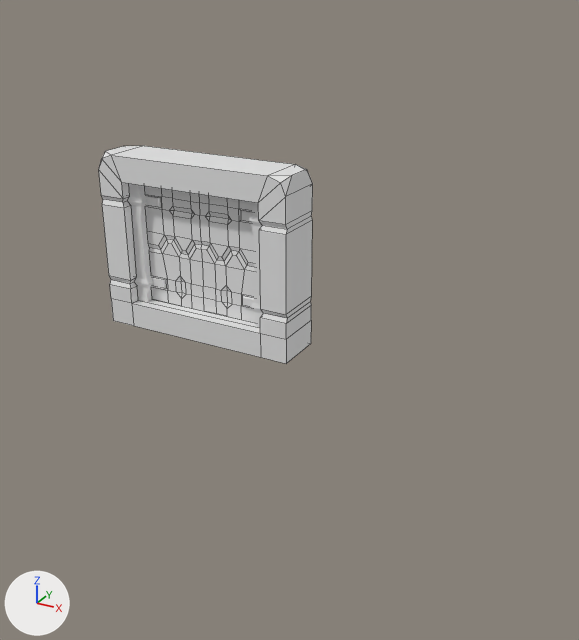
The FBX model Assets/Models/SpawnDoor.fbx, before and after one commit.
Both versions are drawn from a 50 mm camera at (17.1, -24.4, 12.5) aimed at (-0.5, 7.8, -3.6). The lights are fixed; the arrows at lower left show +X, +Y and +Z. Mesh edges are drawn as thin lines on the coarser meshes. Where no turn or scale is listed for an object, it has been applied to the vertices. Vertices at the same position are counted once.

Names of what the first picture shows: 'DoorBottom', 'DoorFrame', 'DoorTop', 'LockLeft', 'LockRight'.
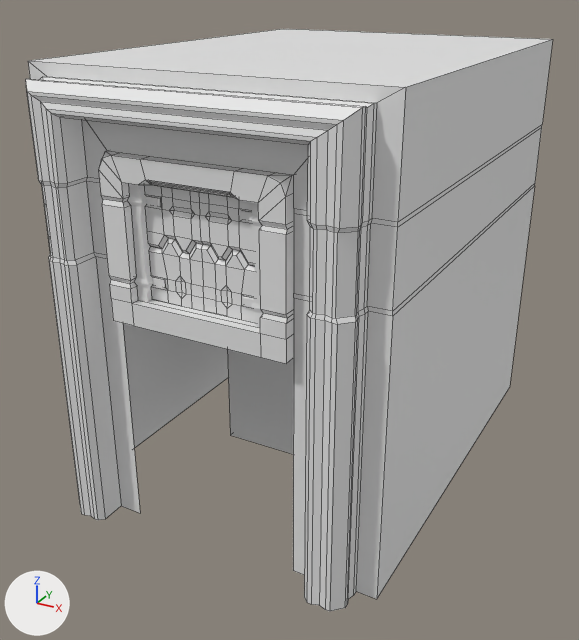
Scene script edits in JSON lines:
```json
{"block": "me_cube_009", "where": "# used by ob_doorframe; location = (0.0, 0.0, 0.0)"}
{"op": "remove", "block": "me_cube_009", "code": "me_cube_009.from_pydata(...)  # 164 vertices, 168 faces; spans x -4.13..4.13, y -1.0..1.0, z -1.0..6.0"}
{"op": "add", "block": "me_cube_009", "code": "me_cube_009.from_pydata(...)  # 250 vertices, 228 faces; spans x -4.13..4.13, y -1.0..1.0, z -1.0..6.0"}
{"block": "me_cube_009", "change": "me_cube_009 part 1: 4 vertices removed from x -4.13..4.13, y 1.0, z -1.0; 90 vertices added at x -4.13..4.13, y -1.0..1.0, z -1.0..6.0"}
{"op": "add", "block": "me_cube_005", "code": ["me_cube_005 = bpy.data.meshes.new('Cube.005')", "me_cube_005.from_pydata(...)  # 466 vertices, 428 faces; spans x -7.9..7.9, y -1.8..20.5, z -11.2..9.1"]}
{"op": "add", "block": "ob_doorframe_001", "code": ["ob_doorframe_001 = bpy.data.objects.new('DoorFrame.001', me_cube_005)", "ob_doorframe_001.location = (0.0, 0.0, 0.0)"]}
```

What differs and where, as boxes (x1, y1, x2, y2) in the pictures (579 x 640 px):
```json
{"object": "DoorFrame.001", "change": "added", "after": [26, 29, 553, 611]}
{"object": "DoorFrame", "change": "reshaped", "before": [99, 146, 313, 364], "after": [99, 151, 294, 364]}
{"part": 1, "of": "me_cube_009", "change": "built on", "before": [286, 321, 311, 363], "after": [106, 151, 294, 363]}
```
